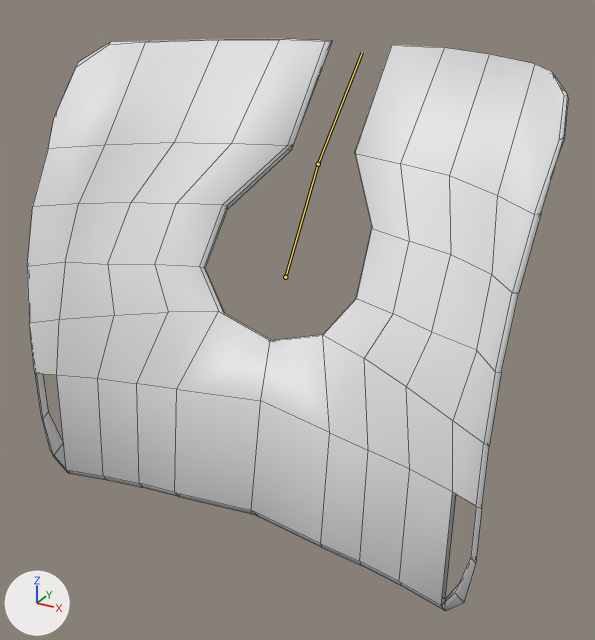
The FBX model care-up/Assets/Resources_moved/Models/SplitedGauze.fbx: old version first, new version second.
The view is the same before and after, from a 50 mm camera at (0.0508, -0.0892, 0.0388) aimed at (0.0014, 0.0008, -0.0062). Lighting does not change. The marker at lower left points along +X, +Y and +Z. The bones that change are drawn over the model as lines. Mesh edges are drawn as thin lines.

The first picture shows 'SplitedGauzeMain'.
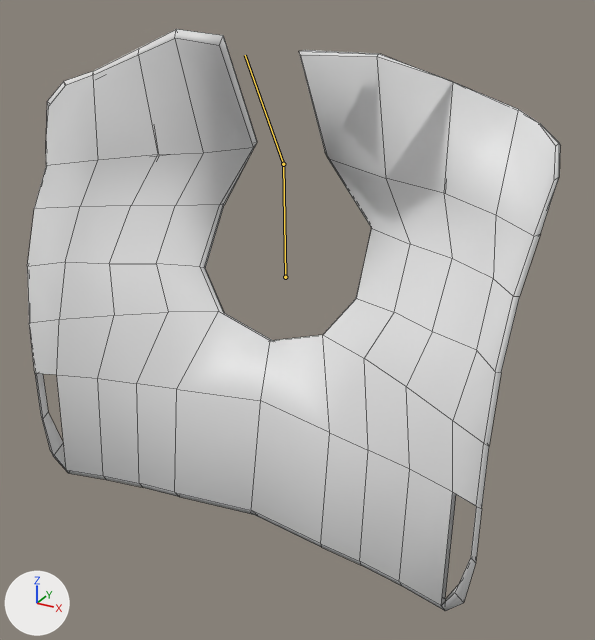
The newer file adds an action. The first version stands in its rest pose; the second is drawn at frame 993 of the action 'Armature_SplitedGauze|SplitedGauze_SQ1_L_Lib'.

Boxes (x1, y1, x2, y2) around the edits, measured in the pictures (595 x 640 px):
'SplitedGauzeMain', posed: before (27, 39, 569, 611); after (27, 29, 560, 611)
bone 'Bone.001', root to tip: before (285, 277) to (318, 164); after (285, 277) to (283, 164)
bone 'Bone.002', root to tip: before (318, 164) to (362, 52); after (283, 164) to (245, 55)

The edits, one by one:
Bone 'Bone.001' (bone_bone_001) turns from (0, 0, 0) to (41, 7, 3) degrees about its own x, y and z.
Bone 'Bone.002' (bone_bone_002) turns from (0, 0, 0) to (42, 0, 0) degrees about its own x, y and z.
